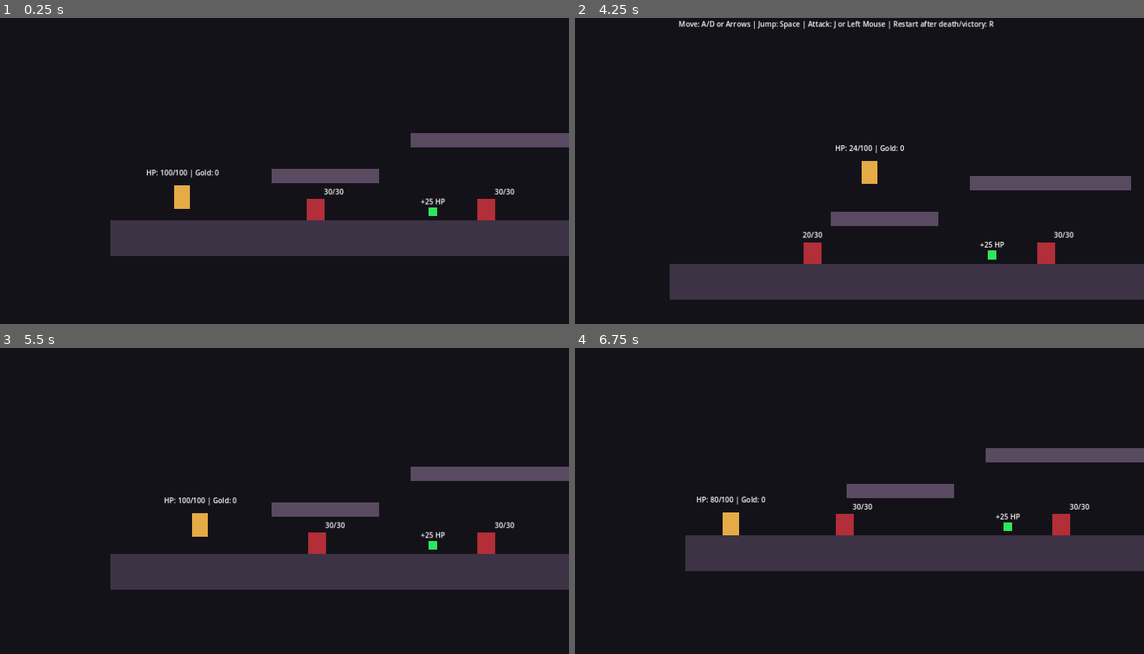
Above: before the commit, frames 1-4 (two rows, left to right).
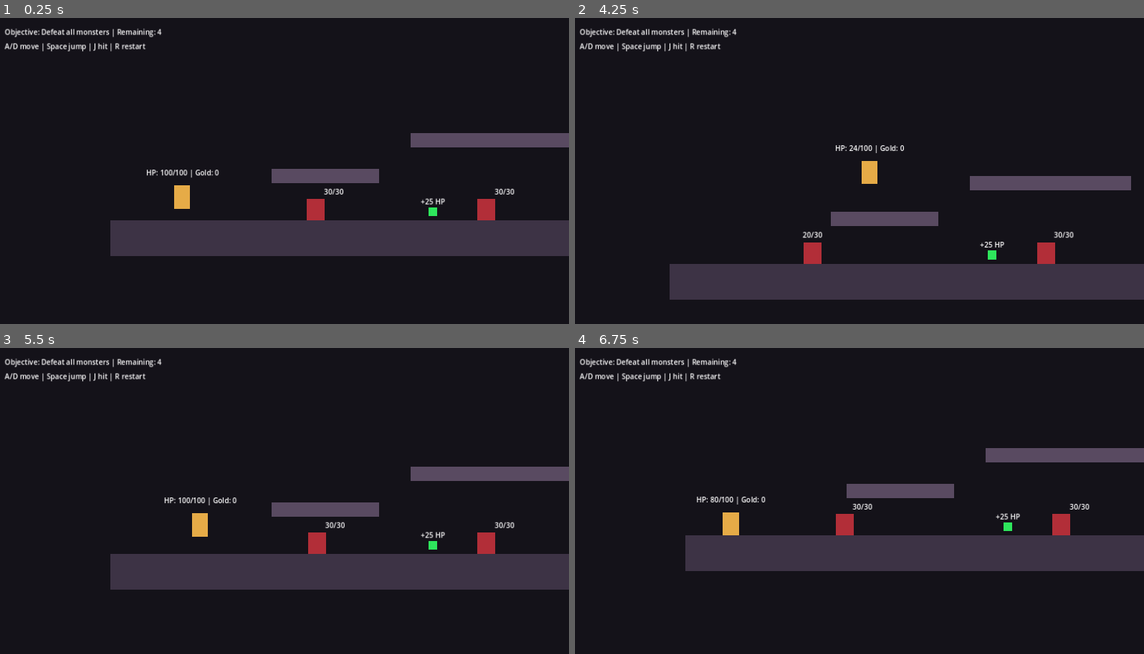
Above: after the commit, the same moments.

Repository: 98longq/relicbound
Game: Godot game, scene res://scenes/levels/test_level.tscn
The game is run twice, just before and just after one commit, with the same random seed, the same clock (stepped at 60 frames per second) and the same inputs.
Inputs (mouse positions are in pixels of both pictures, inside the frame that each line leads up to):
- Up to frame 1 (0.25 s): no input
- Up to frame 2 (4.25 s): tap Enter (ui_accept) at 0.5, 0.77, 1.52, 3.02, 3.77 s; move the mouse to (984, 161) at 0.52 s; hold R 0.53-1.28 s; hold Right (ui_right) 0.53-2.03 s; click (984, 161) at 0.67 s; move the mouse to (740, 195) at 1.27 s; tap Space at 1.35 s; click (740, 195) at 1.42 s; move the mouse to (916, 106) at 2.02 s; hold Left (ui_left) 2.03-2.78 s; hold J 2.03-2.78 s; click (916, 106) at 2.17 s; move the mouse to (831, 244) at 2.77 s; hold Right (ui_right) from 2.78 s (still down); tap R at 2.85 s; click (831, 244) at 2.92 s; move the mouse to (1030, 226) at 3.52 s; hold Space from 3.53 s (still down); click (1030, 226) at 3.67 s
- Up to frame 3 (5.5 s): move the mouse to (108, 461) at 4.27 s; release Right (ui_right) at 4.28 s; release Space at 4.28 s; hold Left (ui_left) 4.28-5.03 s; tap J at 4.35 s; click (108, 461) at 4.42 s; tap Enter (ui_accept) at 4.52 s; move the mouse to (312, 510) at 5.02 s; hold Right (ui_right) from 5.03 s (still down); hold R from 5.03 s (still down); click (312, 510) at 5.17 s
- Up to frame 4 (6.75 s): move the mouse to (774, 427) at 5.77 s; release Right (ui_right) at 5.78 s; release R at 5.78 s; hold Left (ui_left) from 5.78 s (still down); tap Space at 5.85 s; click (774, 427) at 5.92 s; tap Enter (ui_accept) at 6.02 s; move the mouse to (984, 491) at 6.52 s; hold J from 6.53 s (still down); click (984, 491) at 6.67 s

The runs differ from the first frame. In frame 1, 0.7% of the frame differs, in the area x 0-29%, y 3-11%; in frame 2, 1.3%, in the area x 0-74%, y 0-11%; in frame 3, 0.7%; in frame 4, 0.7%.

Commit message:
Move level labels to HUD layer

Diff:
--- a/scenes/levels/test_level.tscn
+++ b/scenes/levels/test_level.tscn
@@ -25,19 +25,21 @@
 offset_bottom = 900.0
 color = Color(0.08, 0.07, 0.1, 1)
 
-[node name="ObjectiveLabel" type="Label" parent="."]
+[node name="HUD" type="CanvasLayer" parent="."]
+
+[node name="ObjectiveLabel" type="Label" parent="HUD"]
 offset_left = 20.0
 offset_top = 20.0
 offset_right = 660.0
 offset_bottom = 52.0
-text = "Objective: Defeat all monsters"
+text = "Stage goal: clear all enemies"
 
-[node name="ControlsLabel" type="Label" parent="."]
+[node name="ControlsLabel" type="Label" parent="HUD"]
 offset_left = 20.0
 offset_top = 52.0
-offset_right = 780.0
+offset_right = 820.0
 offset_bottom = 84.0
-text = "Move: A/D or Arrows | Jump: Space | Attack: J or Left Mouse | Restart after death/victory: R"
+text = "A/D move | Space jump | J hit | R restart"
 
 [node name="PlayerSpawn" type="Marker2D" parent="."]
 position = Vector2(160, 520)
